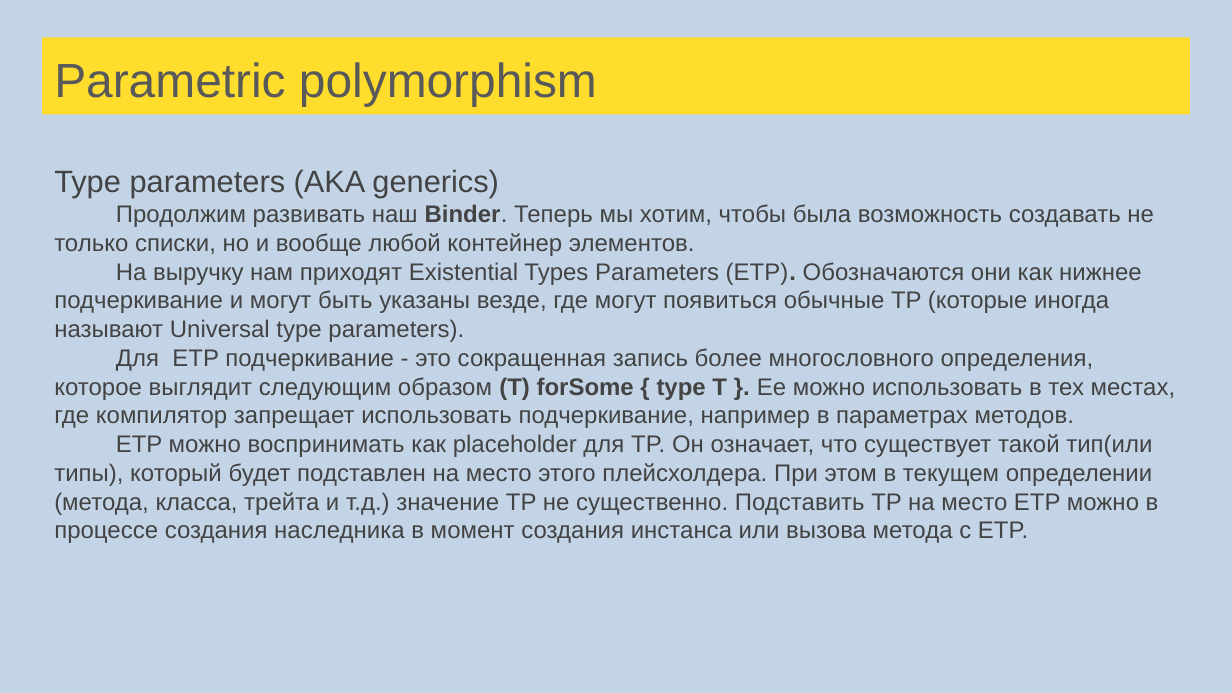
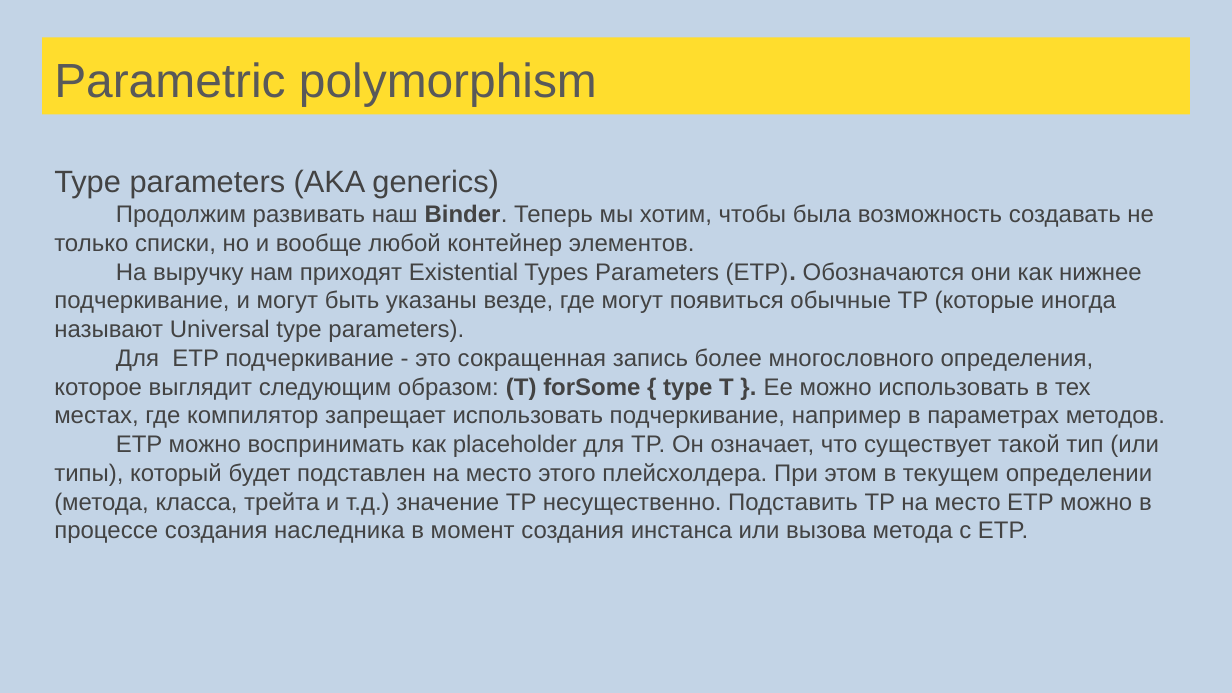
Before and after one commit to sergeypopov83/scala-school, a slide deck: slide 122 of src/main/resources/Лекции Scala для FinTech.pptx. Drawn at 1232x693 pixels with LibreOffice and Linux fonts; fonts in the diff are those of the drawing. Boxes give left, top, right and bottom in pixels: in the first picture for what was removed or moved away, otherwise in the second. Text is boxed around its words. In the diff, an @@ line names an element or a change of style, - is before the commit and + after.

```diff
--- a/src/main/resources/Лекции Scala для FinTech.pptx
+++ b/src/main/resources/Лекции Scala для FinTech.pptx
@@ text at [54,262,1165,543]: text changed @@
-На выручку нам приходят Existential Types Parameters (ETP). Обозначаются они как нижнее подчеркивание и могут быть указаны везде, где могут появиться обычные TP (которые иногда называют Universal type parameters).
-Для ETP подчеркивание - это сокращенная запись более многословного определения, которое выглядит следующим образом (T) forSome { type T }. Ее можно использовать в тех местах, где компилятор запрещает использовать подчеркивание, например в параметрах методов.
-ETP можно воспринимать как placeholder для TP. Он означает, что существует такой тип(или типы), который будет подставлен на место этого плейсхолдера. При этом в текущем определении (метода, класса, трейта и т.д.) значение TP не существенно. Подставить TP на место ETP можно в процессе создания наследника в момент создания инстанса или вызова метода с ETP.
+На выручку нам приходят Existential Types Parameters (ETP). Обозначаются они как нижнее подчеркивание, и могут быть указаны везде, где могут появиться обычные TP (которые иногда называют Universal type parameters).
+Для ETP подчеркивание - это сокращенная запись более многословного определения, которое выглядит следующим образом: (T) forSome { type T }. Ее можно использовать в тех местах, где компилятор запрещает использовать подчеркивание, например в параметрах методов.
+ETP можно воспринимать как placeholder для TP. Он означает, что существует такой тип (или типы), который будет подставлен на место этого плейсхолдера. При этом в текущем определении (метода, класса, трейта и т.д.) значение TP несущественно. Подставить TP на место ETP можно в процессе создания наследника в момент создания инстанса или вызова метода с ETP.
```
Also in this commit, not shown: 35 other slides changed, 16 slides added, 1 slide removed, 1 other file.
